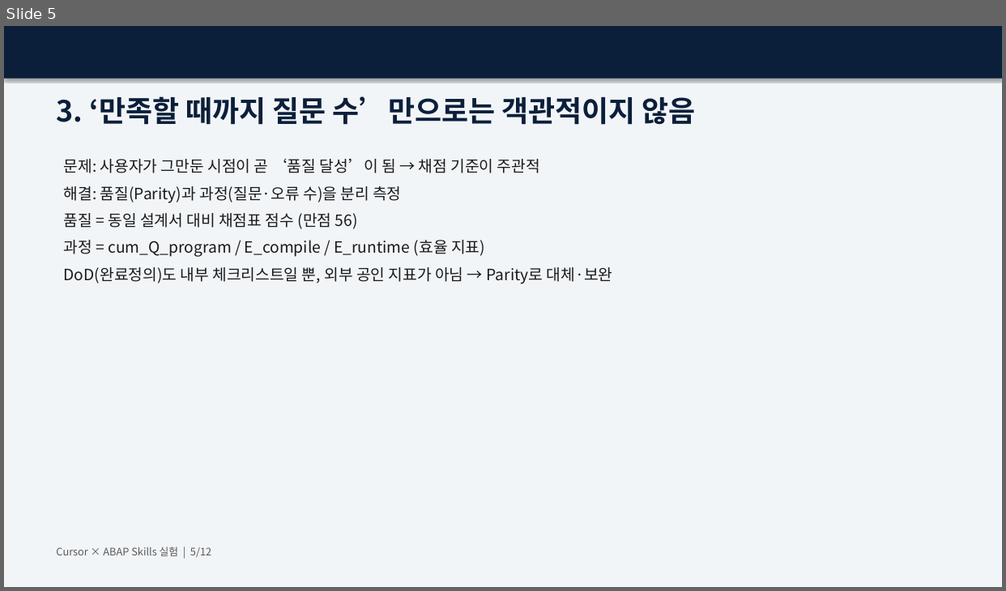
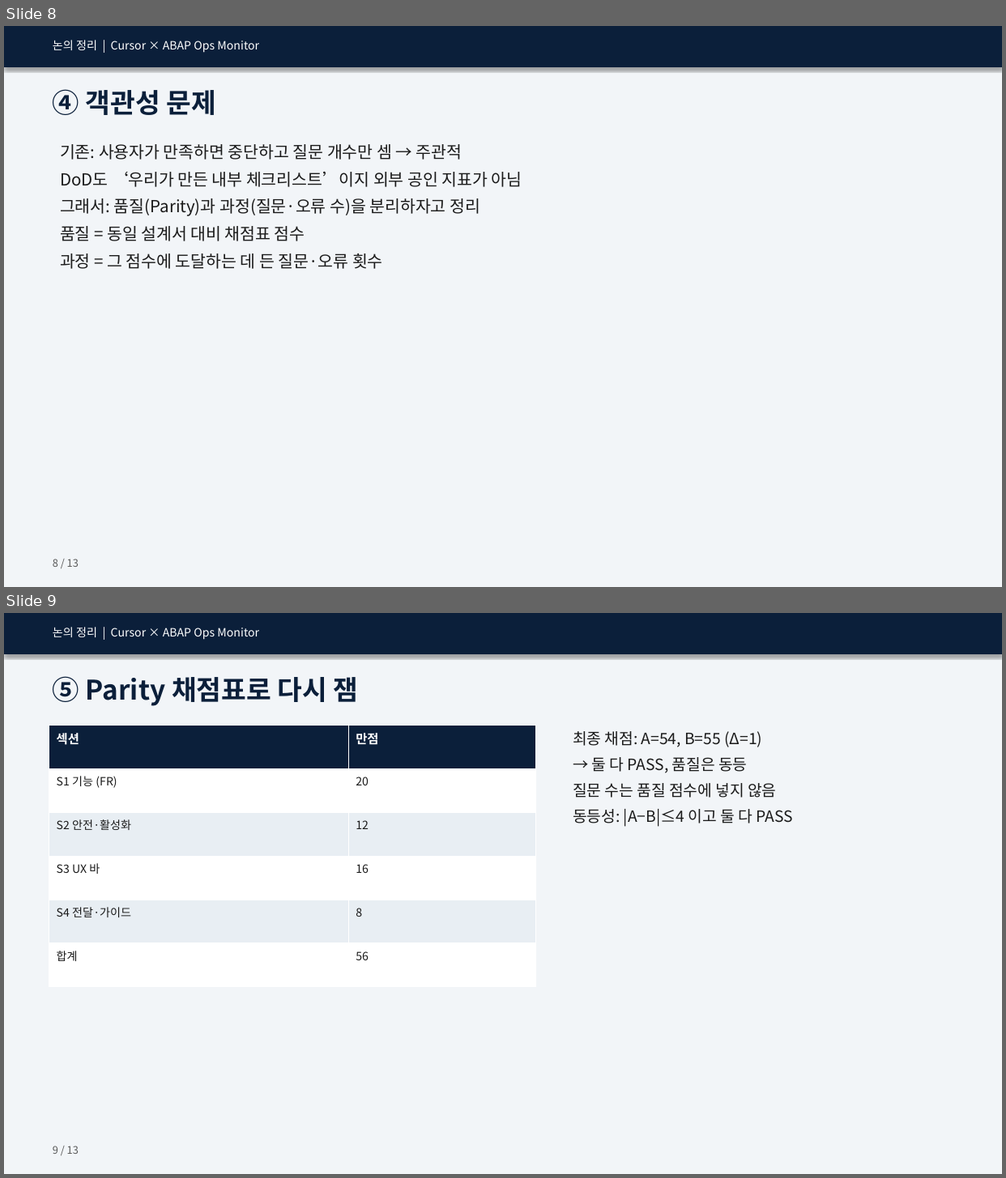
Before and after one commit to hyosungitx00/AI, a slide deck: docs/report/Cursor_ABAP_Skills_Parity_발표자료.pptx. Shown one above the other, each under a label of ours: slide 5 before the commit, slides 8 and 9 after it. The pictures are 1006x591 and 1006x1178 pixels, drawn with LibreOffice and Linux fonts; fonts in the diff are those of the drawing. Boxes give left, top, right and bottom in pixels: in the first picture for what was removed or moved away, otherwise in the second. Text is boxed around its words. In the diff, an @@ line names an element or a change of style, - is before the commit and + after.

```diff
--- a/docs/report/Cursor_ABAP_Skills_Parity_발표자료.pptx
+++ b/docs/report/Cursor_ABAP_Skills_Parity_발표자료.pptx
@@ slide 9 added at <box>4,613,1002,1174</box>, background #FFFFFF @@
@@ rectangle added at <box>4,613,1002,1174</box>, fill #F2F5F8 @@
@@ rectangle added at <box>4,613,1002,654</box>, fill #0B1F3A @@
@@ text added at <box>53,627,259,640</box>, 11 pt, text #FFFFFF @@
+논의 정리 | Cursor × ABAP Ops Monitor
@@ text added at <box>53,676,358,706</box>, 26 pt, text #0B1F3A, bold @@
+⑤ Parity 채점표로 다시 잼
@@ table added at <box>49,726,535,987</box>, 6 rows, 2 columns @@
+섹션 | 만점
+S1 기능 (FR) | 20
+S2 안전·활성화 | 12
+S3 UX 바 | 16
+S4 전달·가이드 | 8
+합계 | 56
@@ text added at <box>573,731,792,827</box>, 15 pt, text #1A1A1A @@
+최종 채점: A=54, B=55 (Δ=1)
+→ 둘 다 PASS, 품질은 동등
+질문 수는 품질 점수에 넣지 않음
+동등성: |A−B|≤4 이고 둘 다 PASS
@@ text added at <box>53,1146,79,1154</box>, 10 pt, text #5A5A5A @@
+9 / 13
@@ what was slide 5 is now slide 8 @@
@@ slide 8 changed as well @@
@@ rectangle: place and size @@
-rectangle at <box>4,26,1002,79</box>
+rectangle at <box>4,26,1002,67</box>
@@ text at <box>53,40,259,53</box>: text changed; size 28 to 11 pt; text colour #0B1F3A to #FFFFFF; bold off @@
-3. ‘만족할 때까지 질문 수’만으로는 객관적이지 않음
+논의 정리 | Cursor × ABAP Ops Monitor
@@ text added at <box>53,89,215,115</box>, 26 pt, text #0B1F3A, bold @@
+④ 객관성 문제
@@ text at <box>60,144,522,269</box>: text changed; size 15 to 16 pt @@
-문제: 사용자가 그만둔 시점이 곧 ‘품질 달성’이 됨 → 채점 기준이 주관적
-해결: 품질(Parity)과 과정(질문·오류 수)을 분리 측정
-품질 = 동일 설계서 대비 채점표 점수 (만점 56)
-과정 = cum_Q_program / E_compile / E_runtime (효율 지표)
-DoD(완료정의)도 내부 체크리스트일 뿐, 외부 공인 지표가 아님 → Parity로 대체·보완
+기존: 사용자가 만족하면 중단하고 질문 개수만 셈 → 주관적
+DoD도 ‘우리가 만든 내부 체크리스트’이지 외부 공인 지표가 아님
+그래서: 품질(Parity)과 과정(질문·오류 수)을 분리하자고 정리
+품질 = 동일 설계서 대비 채점표 점수
+과정 = 그 점수에 도달하는 데 든 질문·오류 횟수
@@ text added at <box>53,559,79,567</box>, 10 pt, text #5A5A5A @@
+8 / 13
@@ text removed at <box>56,547,211,557</box> @@
-Cursor × ABAP Skills 실험 | 5/12
```
Also in this commit, not shown: 1 other slide changed, 10 other slides added, 10 slides removed, 2 other files.
